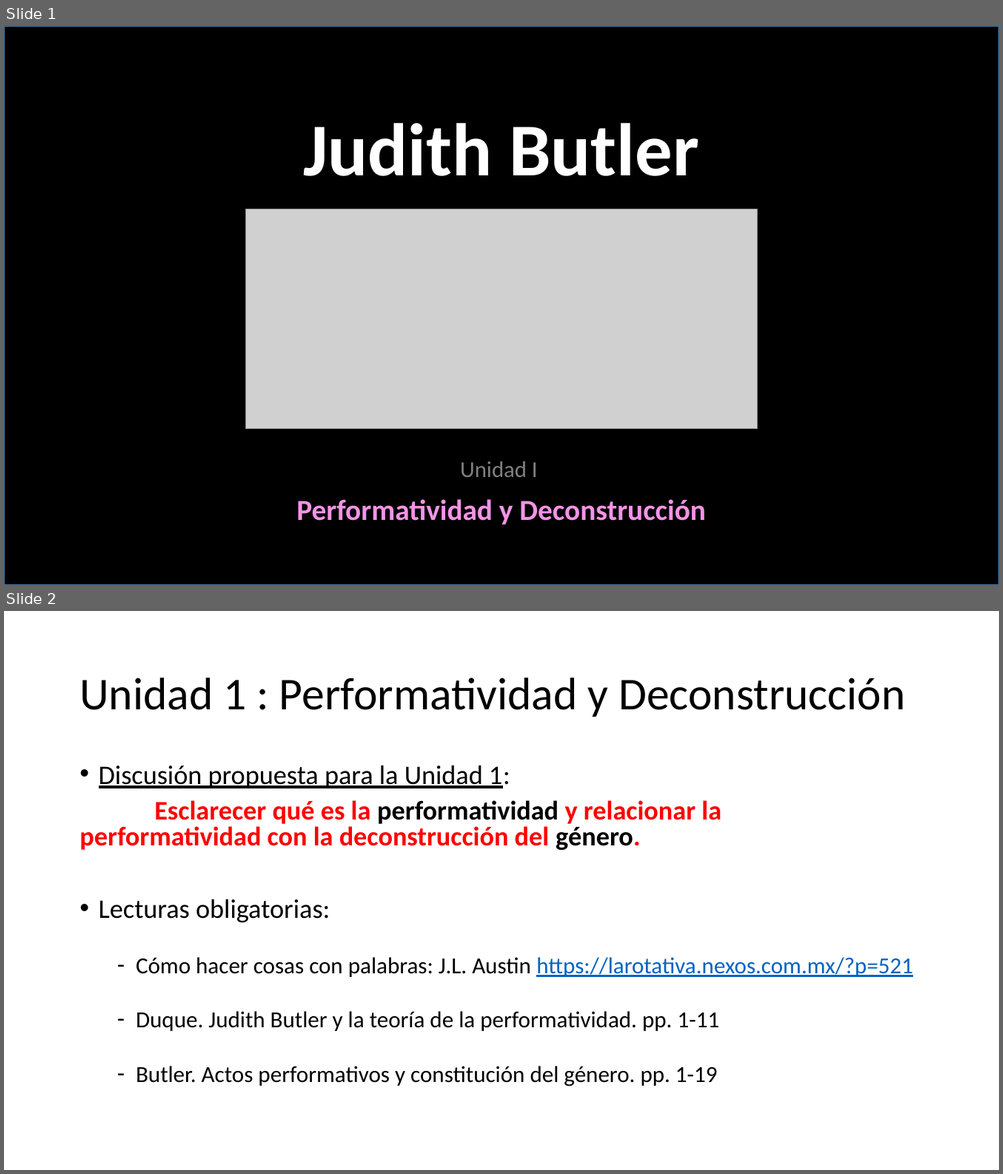
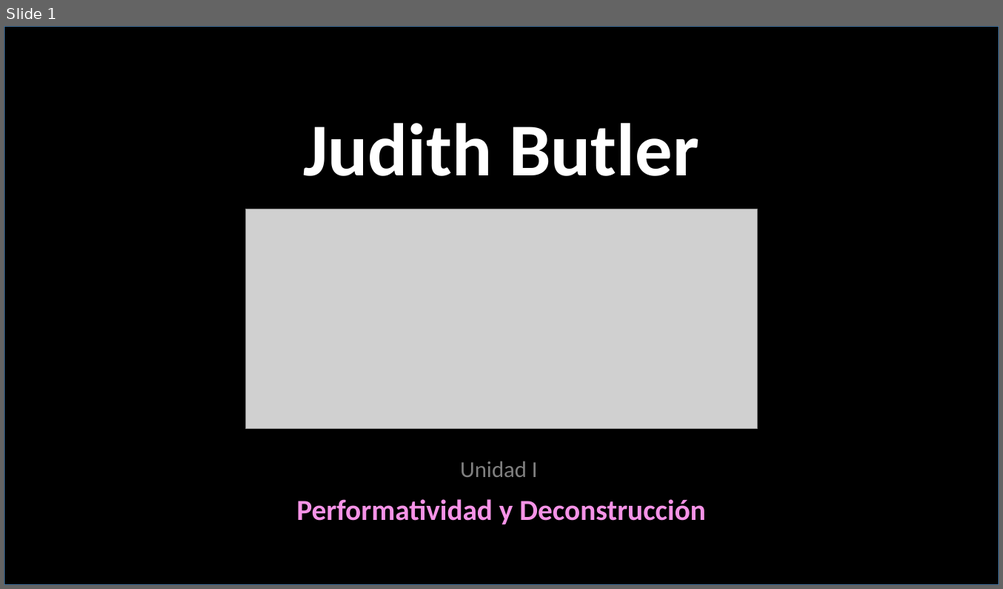
Before and after one commit to zaboltar/zaboltar.github.io, a slide deck: assets uarm/2019 sol-penscri-justfilpol/Documentos para S E B/Judith Butler-Resumen.pptx. Shown one above the other, each under a label of ours: slides 1 and 2 before the commit, slide 1 after it. The pictures are 1003x1174 and 1003x589 pixels, drawn with LibreOffice and Linux fonts; fonts in the diff are those of the drawing; grey boxes stand for pictures. Boxes give left, top, right and bottom in pixels: in the first picture for what was removed or moved away, otherwise in the second. Text is boxed around its words. In the diff, an @@ line names an element or a change of style, - is before the commit and + after.

```diff
--- a/assets uarm/2019 sol-penscri-justfilpol/Documentos para S E B/Judith Butler-Resumen.pptx
+++ b/assets uarm/2019 sol-penscri-justfilpol/Documentos para S E B/Judith Butler-Resumen.pptx
@@ slide 2 removed at [4, 611, 999, 1170], background #FFFFFF @@
@@ title removed at [79, 678, 905, 717] @@
-Unidad 1 : Performatividad y Deconstrucción
@@ text removed at [79, 765, 913, 1087] @@
-• Discusión propuesta para la Unidad 1:
-Esclarecer qué es la performatividad y relacionar la performatividad con la deconstrucción del género.
-• Lecturas obligatorias:
-  – Cómo hacer cosas con palabras: J.L. Austin https://larotativa.nexos.com.mx/?p=521
-  – Duque. Judith Butler y la teoría de la performatividad. pp. 1-11
-  – Butler. Actos performativos y constitución del género. pp. 1-19
```
Also in this commit, not shown: 6 slides changed, 15 other slides removed, 10 other files.
